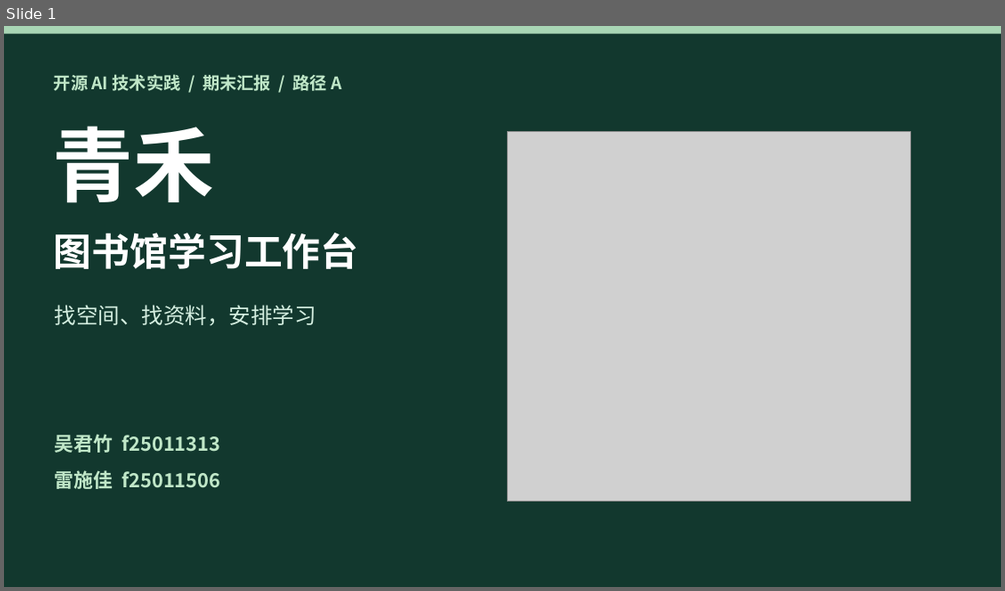
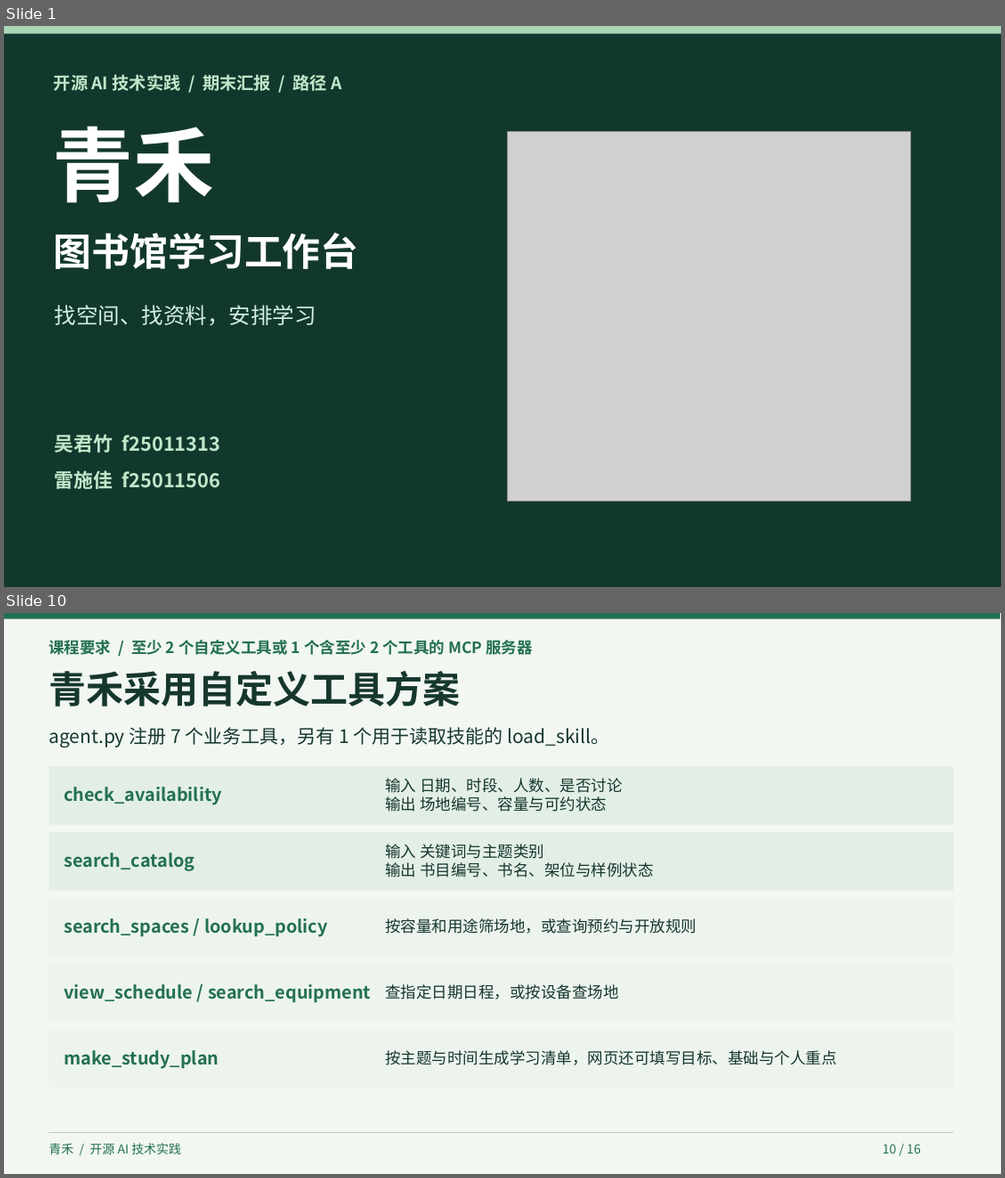
Before and after one commit to wujunzhu0802/qinghe-library-agent, a slide deck: 青禾期末汇报.pptx. Shown one above the other, each under a label of ours: slide 1 before the commit, slides 1 and 10 after it; the slides between them are not shown. The pictures are 1005x591 and 1005x1178 pixels, drawn with LibreOffice and Linux fonts; fonts in the diff are those of the drawing; grey boxes stand for pictures. Boxes give left, top, right and bottom in pixels: in the first picture for what was removed or moved away, otherwise in the second. Text is boxed around its words. In the diff, an @@ line names an element or a change of style, - is before the commit and + after.

```diff
--- a/青禾期末汇报.pptx
+++ b/青禾期末汇报.pptx
@@ slide 10 added at [4,613,1001,1174], background #F2F7F2 @@
@@ rectangle added at [4,613,1000,619], fill #237052 @@
@@ text added at [48,640,532,655], 15 pt, text #237052, bold @@
+课程要求 / 至少 2 个自定义工具或 1 个含至少 2 个工具的 MCP 服务器
@@ text added at [48,671,460,706], 36 pt, text #16372E, bold @@
+青禾采用自定义工具方案
@@ text added at [48,727,609,747], 18 pt, text #16372E @@
+agent.py 注册 7 个业务工具，另有 1 个用于读取技能的 load_skill。
@@ rectangle added at [48,766,954,825], fill #E3EFE6 @@
@@ text added at [64,787,222,805], 17 pt, text #237052, bold @@
+check_availability
@@ text added at [385,778,622,811], 15 pt, text #16372E @@
+输入 日期、时段、人数、是否讨论
+输出 场地编号、容量与可约状态
@@ rectangle added at [48,832,954,891], fill #E3EFE6 @@
@@ text added at [64,852,195,871], 17 pt, text #237052, bold @@
+search_catalog
@@ text added at [385,844,653,877], 15 pt, text #16372E @@
+输入 关键词与主题类别
+输出 书目编号、书名、架位与样例状态
@@ rectangle added at [48,898,954,957], fill #EDF4EE @@
@@ text added at [64,918,328,937], 17 pt, text #237052, bold @@
+search_spaces / lookup_policy
@@ text added at [385,918,696,933], 15 pt, text #16372E @@
+按容量和用途筛场地，或查询预约与开放规则
@@ rectangle added at [48,964,954,1022], fill #EDF4EE @@
@@ text added at [64,984,371,1003], 17 pt, text #237052, bold @@
+view_schedule / search_equipment
@@ text added at [385,984,618,999], 15 pt, text #16372E @@
+查指定日期日程，或按设备查场地
@@ rectangle added at [48,1030,954,1088], fill #EDF4EE @@
@@ text added at [64,1050,218,1069], 17 pt, text #237052, bold @@
+make_study_plan
@@ text added at [385,1050,836,1065], 15 pt, text #16372E @@
+按主题与时间生成学习清单，网页还可填写目标、基础与个人重点
@@ rectangle added at [48,1132,954,1133], fill #BCCDC1 @@
@@ text added at [48,1143,181,1154], 12 pt, text #237052 @@
+青禾 / 开源 AI 技术实践
@@ text added at [882,1143,921,1153], 12 pt, text #237052 @@
+10 / 16
```
Also in this commit, not shown: 12 slides changed, 2 other slides added.
